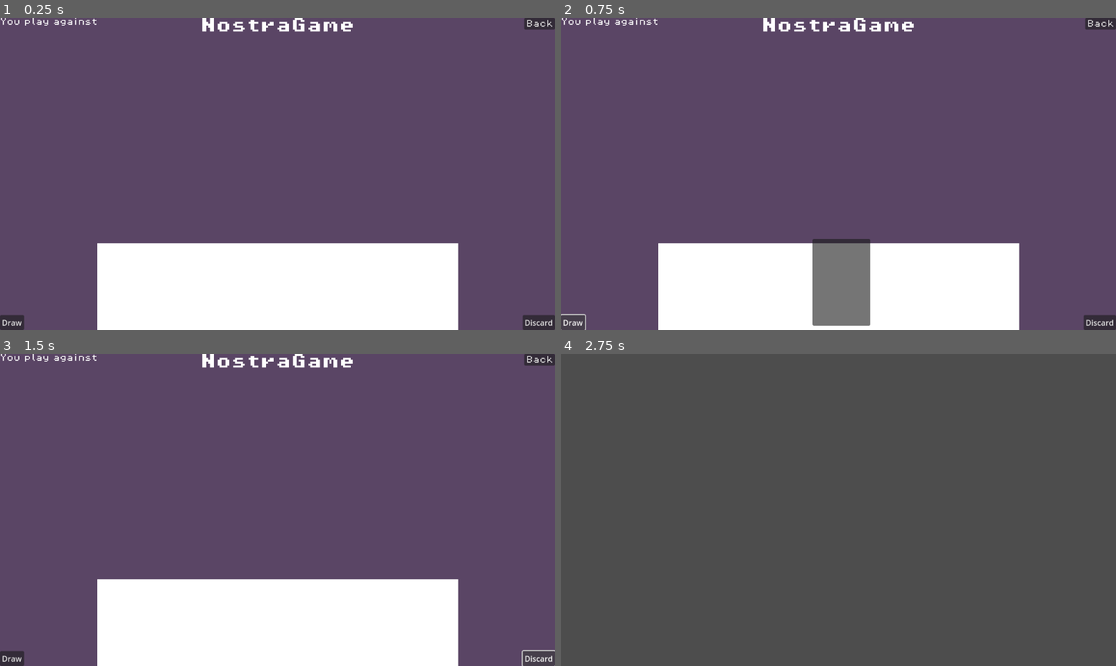
Above: before the commit, frames 1-4 (two rows, left to right).
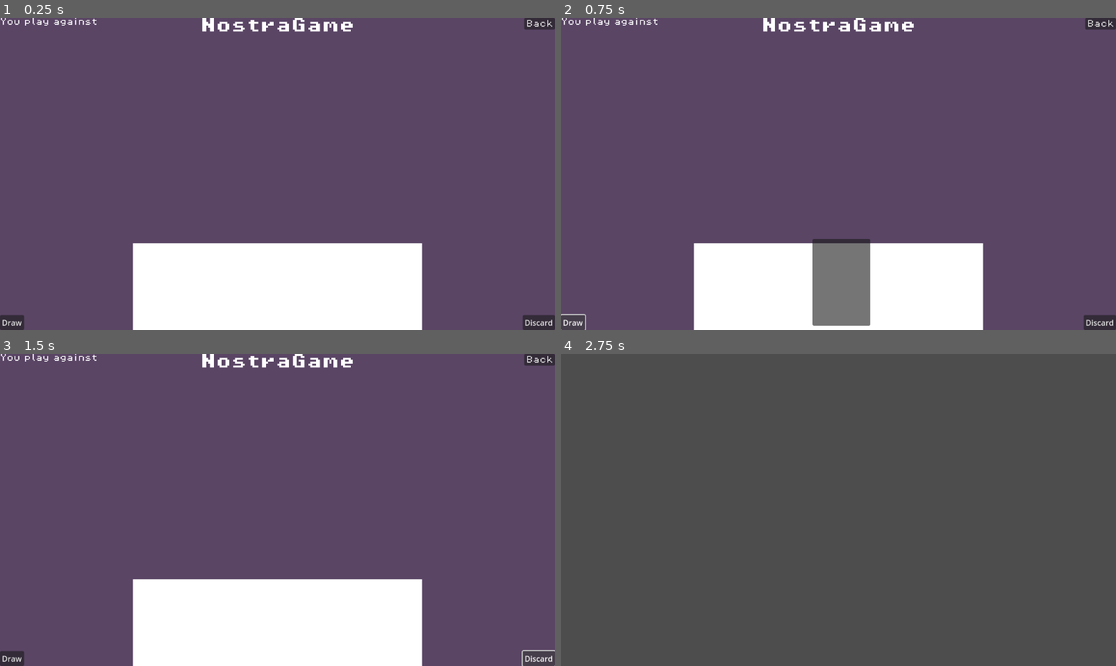
Above: after the commit, the same moments.

Repository: Dobix/godot-nostra
Game: Godot game, scene res://scenes/nostra/nostra_game.tscn
The game is run twice, just before and just after one commit, with the same random seed, the same clock (stepped at 60 frames per second) and the same inputs. This scene is started directly instead of the project's main scene.
Inputs:
- Up to frame 1 (0.25 s): no input
- Up to frame 2 (0.75 s): click "Draw" at 0.5 s
- Up to frame 3 (1.5 s): click "Discard" at 1.25 s
- Up to frame 4 (2.75 s): click "Back" at 2 s

The runs differ from the first frame. In frame 1, 3.7% of the frame differs, in the area x 17-83%, y 72-100%; in frame 2, 3.7%; in frame 3, 3.7%; in frame 4, nothing differs.

Commit message:
added card images

Diff:
--- a/scripts/card_data.gd
+++ b/scripts/card_data.gd
@@ -6,11 +6,11 @@
 var type: CardType
 var value: int = 0            # Nur bei Bruder sinnvoll
 var color: String = ""        # Nur bei Bruder sinnvoll
-var sprite_path: String = ""  # Bildpfad für Darstellung
+var image_path: String = ""  # Bildpfad für Darstellung
 
-func _init(_name: String, _type: CardType, _value := 0, _color := "", _sprite_path := ""):
+func _init(_name: String, _type: CardType, _value := 0, _color := "", _image_path := ""):
 	name = _name
 	type = _type
 	value = _value
 	color = _color
-	sprite_path = _sprite_path
+	image_path = _image_path
--- a/scripts/deck_manager.gd
+++ b/scripts/deck_manager.gd
@@ -1,32 +1,31 @@
 var all_cards: Array[CardData] = []
 
 func _ready():
-	print("ready aufgerufen")
 	all_cards = [
 		CardData.new("Lucca", CardData.CardType.BRUDER, 1, "blue", "res://assets/nostra/cards/01-blue.jpg"),
-		CardData.new("Lucca", CardData.CardType.BRUDER, 1, "green", "res://assets/nostra/cards/01-green.jpg"),
-		CardData.new("Vincente", CardData.CardType.BRUDER, 2, "blue", "res://assets/nostra/cards/01-green.jpg"),
-		CardData.new("Vincente", CardData.CardType.BRUDER, 2, "green", "res://assets/nostra/cards/01-green.jpg"),
-		CardData.new("Ricardo", CardData.CardType.BRUDER, 3, "blue", "res://assets/nostra/cards/01-green.jpg"),
-		CardData.new("Ricardo", CardData.CardType.BRUDER, 3, "green", "res://assets/nostra/cards/01-green.jpg"),
-		CardData.new("Emilio", CardData.CardType.BRUDER, 4, "blue", "res://assets/nostra/cards/01-green.jpg"),
-		CardData.new("Emilio", CardData.CardType.BRUDER, 4, "green", "res://assets/nostra/cards/01-green.jpg"),
-		CardData.new("Miguel", CardData.CardType.BRUDER, 5, "blue", "res://assets/nostra/cards/01-green.jpg"),
-		CardData.new("Miguel", CardData.CardType.BRUDER, 5, "green", "res://assets/nostra/cards/01-green.jpg"),
-		CardData.new("Luis", CardData.CardType.BRUDER, 6, "blue", "res://assets/nostra/cards/01-green.jpg"),
-		CardData.new("Luis", CardData.CardType.BRUDER, 6, "green", "res://assets/nostra/cards/01-green.jpg"),
-		CardData.new("Philipe", CardData.CardType.BRUDER, 7, "blue", "res://assets/nostra/cards/01-green.jpg"),
-		CardData.new("Philipe", CardData.CardType.BRUDER, 7, "green", "res://assets/nostra/cards/01-green.jpg"),
-		CardData.new("Julio", CardData.CardType.BRUDER, 8, "blue", "res://assets/nostra/cards/01-green.jpg"),
-		CardData.new("Julio", CardData.CardType.BRUDER, 8, "green", "res://assets/nostra/cards/01-green.jpg"),
-		CardData.new("Benito", CardData.CardType.BRUDER, 9, "blue", "res://assets/nostra/cards/01-green.jpg"),
-		CardData.new("Benito", CardData.CardType.BRUDER, 9, "green", "res://assets/nostra/cards/01-green.jpg"),
-		CardData.new("Francisco", CardData.CardType.BRUDER, 10, "blue", "res://assets/nostra/cards/01-green.jpg"),
-		CardData.new("Francisco", CardData.CardType.BRUDER, 10, "green", "res://assets/nostra/cards/01-green.jpg"),
-		CardData.new("Bernardo", CardData.CardType.BRUDER, 11, "blue", "res://assets/nostra/cards/01-green.jpg"),
-		CardData.new("Bernardo", CardData.CardType.BRUDER, 11, "green", "res://assets/nostra/cards/01-green.jpg"),
-		CardData.new("Lorenz", CardData.CardType.BRUDER, 12, "blue", "res://assets/nostra/cards/01-green.jpg"),
-		CardData.new("Lorenz", CardData.CardType.BRUDER, 12, "green", "res://assets/nostra/cards/01-green.jpg"),
+		CardData.new("Lucca", CardData.CardType.BRUDER, 2, "green", "res://assets/nostra/cards/01-green.jpg"),
+		CardData.new("Vincente", CardData.CardType.BRUDER, 3, "blue", "res://assets/nostra/cards/02-blue.jpg"),
+		CardData.new("Vincente", CardData.CardType.BRUDER, 4, "green", "res://assets/nostra/cards/02-green.jpg"),
+		CardData.new("Ricardo", CardData.CardType.BRUDER, 5, "blue", "res://assets/nostra/cards/03-blue.jpg"),
+		CardData.new("Ricardo", CardData.CardType.BRUDER, 6, "green", "res://assets/nostra/cards/03-green.jpg"),
+		CardData.new("Emilio", CardData.CardType.BRUDER, 7, "blue", "res://assets/nostra/cards/04-blue.jpg"),
+		CardData.new("Emilio", CardData.CardType.BRUDER, 8, "green", "res://assets/nostra/cards/04-green.jpg"),
+		CardData.new("Miguel", CardData.CardType.BRUDER, 9, "blue", "res://assets/nostra/cards/05-blue.jpg"),
+		CardData.new("Miguel", CardData.CardType.BRUDER, 10, "green", "res://assets/nostra/cards/05-green.jpg"),
+		CardData.new("Luis", CardData.CardType.BRUDER, 11, "blue", "res://assets/nostra/cards/06-blue.jpg"),
+		CardData.new("Luis", CardData.CardType.BRUDER, 12, "green", "res://assets/nostra/cards/06-green.jpg"),
+		CardData.new("Philipe", CardData.CardType.BRUDER, 13, "blue", "res://assets/nostra/cards/07-blue.jpg"),
+		CardData.new("Philipe", CardData.CardType.BRUDER, 14, "green", "res://assets/nostra/cards/07-green.jpg"),
+		CardData.new("Julio", CardData.CardType.BRUDER, 15, "blue", "res://assets/nostra/cards/08-blue.jpg"),
+		CardData.new("Julio", CardData.CardType.BRUDER, 16, "green", "res://assets/nostra/cards/08-green.jpg"),
+		CardData.new("Benito", CardData.CardType.BRUDER, 17, "blue", "res://assets/nostra/cards/09-blue.jpg"),
+		CardData.new("Benito", CardData.CardType.BRUDER, 18, "green", "res://assets/nostra/cards/09-green.jpg"),
+		CardData.new("Francisco", CardData.CardType.BRUDER, 19, "blue", "res://assets/nostra/cards/10-blue.jpg"),
+		CardData.new("Francisco", CardData.CardType.BRUDER, 20, "green", "res://assets/nostra/cards/10-green.jpg"),
+		CardData.new("Bernardo", CardData.CardType.BRUDER, 21, "blue", "res://assets/nostra/cards/11-blue.jpg"),
+		CardData.new("Bernardo", CardData.CardType.BRUDER, 22, "green", "res://assets/nostra/cards/11-green.jpg"),
+		CardData.new("Lorenz", CardData.CardType.BRUDER, 23, "blue", "res://assets/nostra/cards/12-blue.jpg"),
+		CardData.new("Lorenz", CardData.CardType.BRUDER, 24, "green", "res://assets/nostra/cards/12-green.jpg"),
 		# etc.
 	]
 
--- a/scripts/hand.gd
+++ b/scripts/hand.gd
@@ -21,15 +21,15 @@
 
 func _update_hand_size() -> void:
 	var screen_size = get_viewport().get_visible_rect().size
-	size = Vector2(screen_size.x * 0.65, screen_size.y * 0.25)
+	size = Vector2(screen_size.x * 0.50, screen_size.y * 0.25)
 	position = Vector2(
 		(screen_size.x - size.x) / 2,
 		screen_size.y - size.y
 	)
 
-func draw_card() -> void:
+func draw_card(card_image_path: String) -> void:
 	var new_card = CARD.instantiate()
-	#new_card.image = "res://assets/nostra/cards/01-blue.jpg"
+	new_card.image = load(card_image_path)
 	add_child(new_card)
 	_update_cards()
 
--- a/scripts/nostra_game.gd
+++ b/scripts/nostra_game.gd
@@ -12,15 +12,18 @@
 func start_nostra(npc_name: String):
 	print("Starte gegen:", npc_name)
 	$MarginContainer/Enemy_Label.text = "You play against: " + npc_name
-	#Deck holen & mischen
+
 	var full_deck = deck_manager.get_deck()
 	full_deck.shuffle()
 	var full_game_deck = full_deck.slice(0, 24)
 	player_deck = full_game_deck.slice(0, 12)
 	npc_deck = full_game_deck.slice(12, 24)
-	#Karten ziehen
+
 	player_hand = deck_manager.draw_cards_from_deck(player_deck, 3)
 	npc_hand = deck_manager.draw_cards_from_deck(npc_deck, 3)
+
+	for card_data in player_hand:
+		hand.draw_card(card_data.image_path)
 
 	# Debug check
 	#print("Spielerdeck:")
@@ -31,16 +34,16 @@
 	#for card in npc_deck:
 		#print(" - ", card.name+" ", card.color)
 	#
-	#print("Player Hand:")
-	#for c in player_hand:
-		#print(c.name+" ", c.color)
+	print("Player Hand:")
+	for c in player_hand:
+		print(c.name+" ", c.color)
 #
 	#print("NPC Hand:")
 	#for c in npc_hand:
 		#print(c.name+" ", c.color)
 
 func _on_button_draw_card_pressed() -> void:
-	hand.draw_card()
+	hand.draw_card("")
 
 func _on_button_discard_card_pressed() -> void:
 	hand.discard_card()
Binary file added: assets/nostra/cards/02-blue.jpg
Not shown, added: assets/nostra/cards/02-blue.jpg.import
Binary file added: assets/nostra/cards/02-green.jpg
Not shown, added: assets/nostra/cards/02-green.jpg.import
Binary file added: assets/nostra/cards/03-blue.jpg
Not shown, added: assets/nostra/cards/03-blue.jpg.import
Binary file added: assets/nostra/cards/03-green.jpg
Not shown, added: assets/nostra/cards/03-green.jpg.import
Binary file added: assets/nostra/cards/04-blue.jpg
Not shown, added: assets/nostra/cards/04-blue.jpg.import
Binary file added: assets/nostra/cards/04-green.jpg
Not shown, added: assets/nostra/cards/04-green.jpg.import
(and 32 more such lines)
